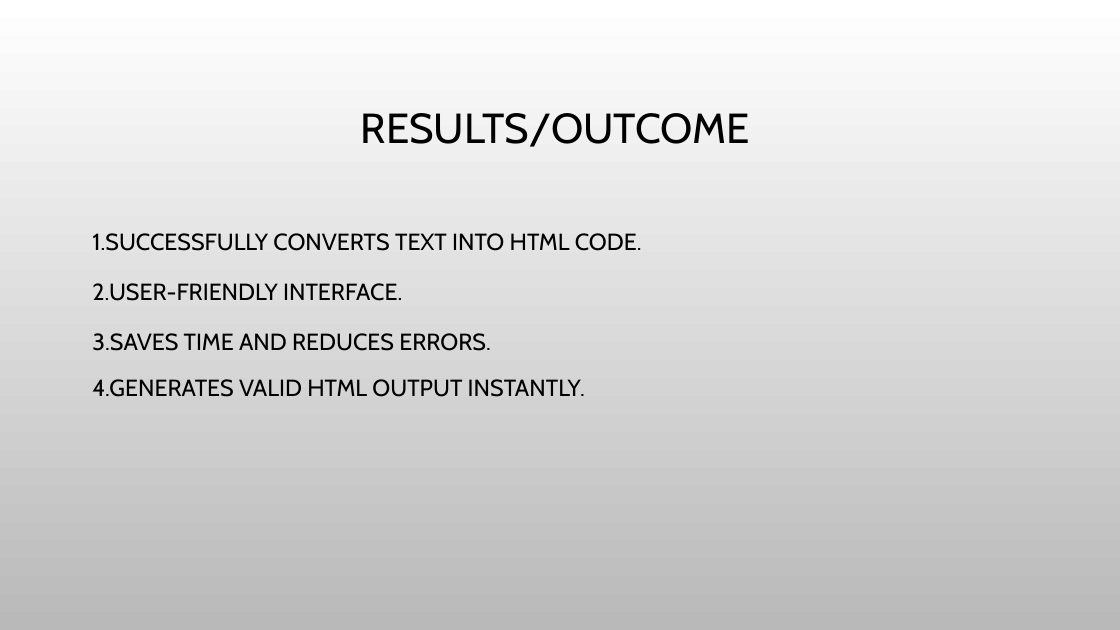
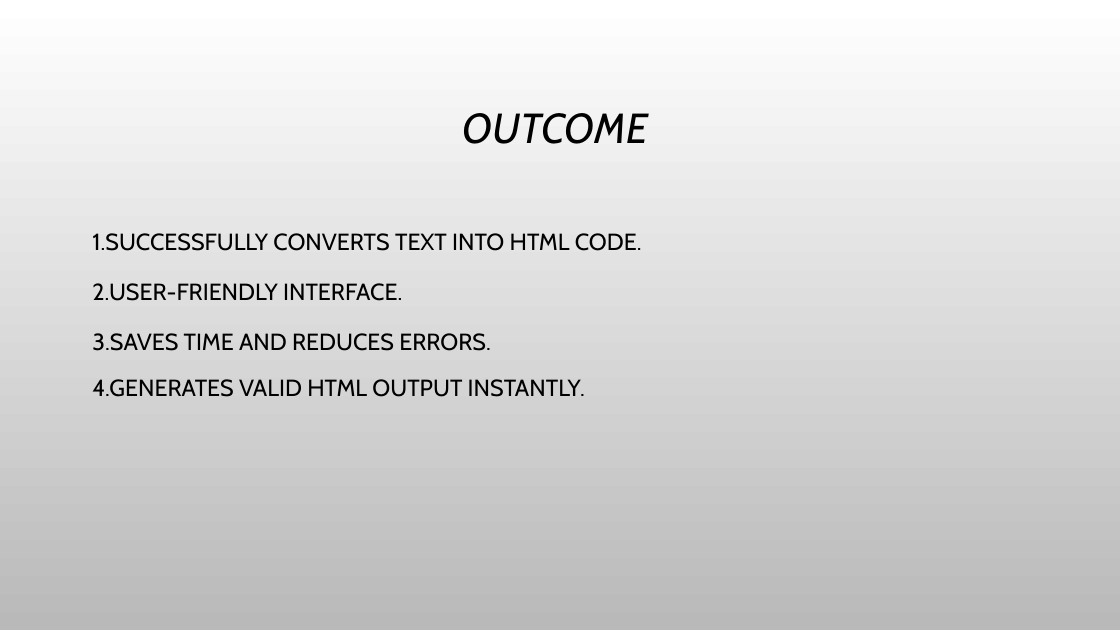
Before and after one commit to Subbara-siddeswari/Text-to-HTML-Generator, a slide deck: slide 6 of Presentation (1).pptx. Drawn at 1120x630 pixels with LibreOffice and Linux fonts; fonts in the diff are those of the drawing; background and template pictures are left out. Boxes give left, top, right and bottom in pixels: in the first picture for what was removed or moved away, otherwise in the second. Text is boxed around its words. In the diff, an @@ line names an element or a change of style, - is before the commit and + after.

```diff
--- a/Presentation (1).pptx
+++ b/Presentation (1).pptx
@@ title at (463, 113, 648, 144): text changed; italic on @@
-RESULTS/OUTCOME
+OUTCOME
```
Also in this commit, not shown: 5 other slides changed, 1 slide added, 1 slide removed.
